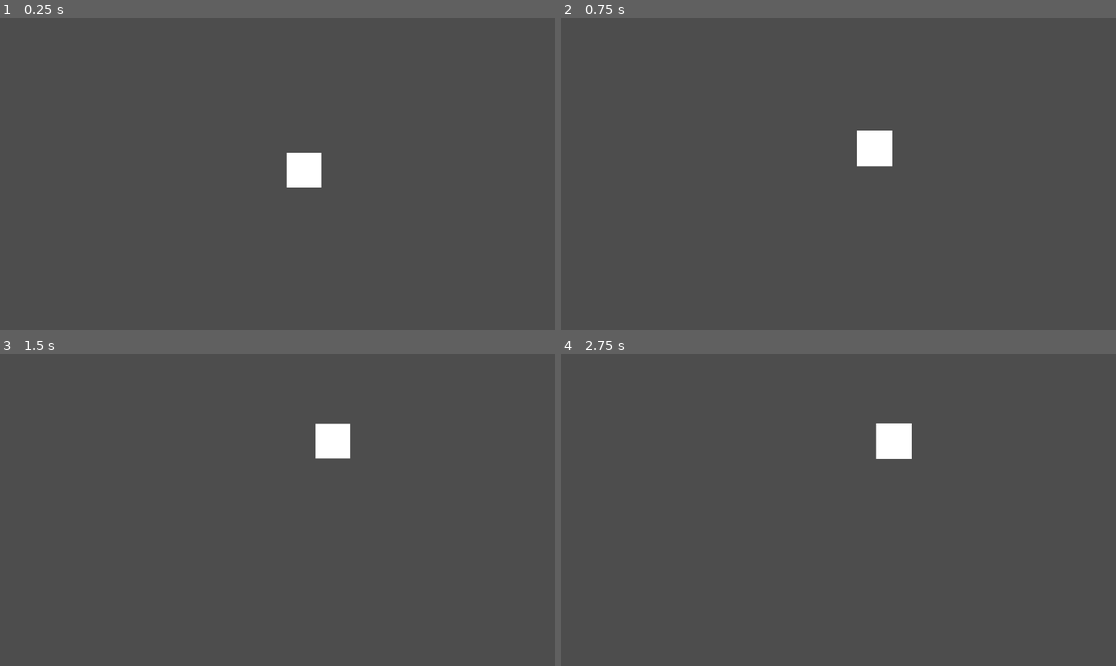
Above: before the commit, frames 1-4 (two rows, left to right).
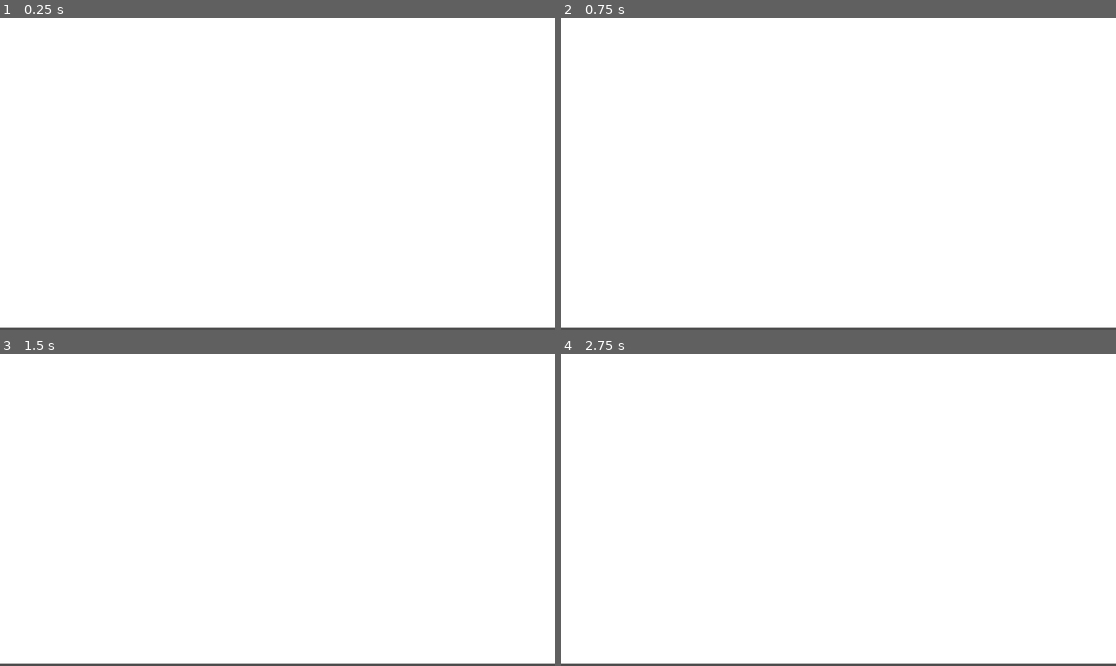
Above: after the commit, the same moments.

Repository: caw8592/TCP-IP-Hackathon
Game: Godot game, scene res://Level.tscn
Two runs of this game, one before a commit and one after it. Both use one fixed random seed, a clock stepped at 60 frames per second and the inputs below.
Inputs (mouse positions are in pixels of both pictures, inside the frame that each line leads up to):
- Up to frame 1 (0.25 s): no input
- Up to frame 2 (0.75 s): tap Enter at 0.5 s; drag from (866, 170) to (894, 105) at 0.52 s
- Up to frame 3 (1.5 s): tap Space at 1.25 s; drag from (166, 525) to (333, 441) at 1.27 s
- Up to frame 4 (2.75 s): tap Enter at 2 s; move the mouse to (894, 441) at 2.02 s; click (894, 441) at 2.17 s

The runs differ from the first frame. In frame 1, 99% of the frame differs, in the area x 0-100%, y 0-100%; in frame 2, 99%; in frame 3, 99%; in frame 4, 99%.

Commit message:
Update Level.tscn

Diff:
--- a/Level.tscn
+++ b/Level.tscn
@@ -1,11 +1,26 @@
-[gd_scene load_steps=3 format=3 uid="uid://iygweb10j5mx"]
+[gd_scene load_steps=5 format=3 uid="uid://iygweb10j5mx"]
 
-[ext_resource type="PackedScene" path="res://Entity.tscn" id="1_584c8"]
-[ext_resource type="Script" path="res://Level.gd" id="1_1782i"]
+[ext_resource type="PackedScene" uid="uid://cji7wphvmp2v3" path="res://Entities/Entity.tscn" id="1_584c8"]
+[ext_resource type="Script" path="res://Level/Level.gd" id="1_1782i"]
+[ext_resource type="PackedScene" uid="uid://dvg6rfdmcbva3" path="res://computer_drop.tscn" id="3_jfirf"]
+[ext_resource type="PackedScene" uid="uid://c65bdpsolwlm0" path="res://machine_drop.tscn" id="4_too2j"]
 
 [node name="Level" type="Node2D"]
 script = ExtResource("1_1782i")
 
+[node name="ColorRect" type="ColorRect" parent="."]
+offset_right = 40.0
+offset_bottom = 40.0
+scale = Vector2(28.8349, 16.085)
+
+[node name="Computer" parent="." instance=ExtResource("3_jfirf")]
+position = Vector2(294, 304)
+scale = Vector2(8, 8.56)
+
+[node name="Machine" parent="." instance=ExtResource("4_too2j")]
+position = Vector2(787, 318)
+scale = Vector2(8, 8.56)
+
 [node name="Entity" parent="." instance=ExtResource("1_584c8")]
-position = Vector2(631, 316)
-scale = Vector2(3, 3)
+position = Vector2(292, 158)
+scale = Vector2(3, 3.21)
